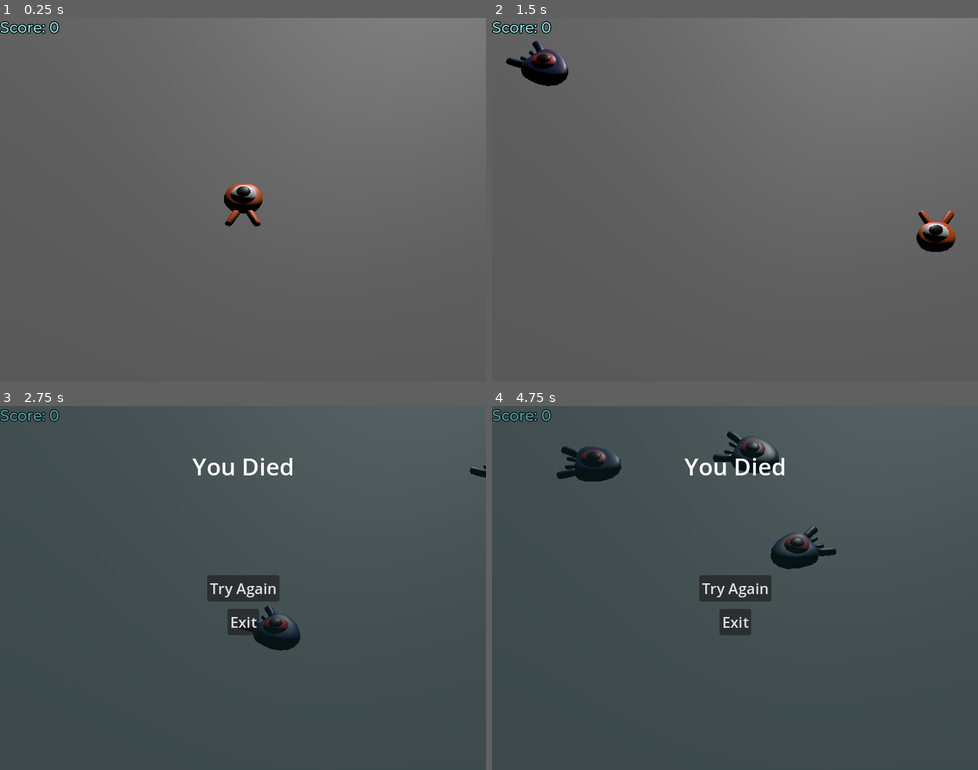
Above: before the commit, frames 1-4 (two rows, left to right).
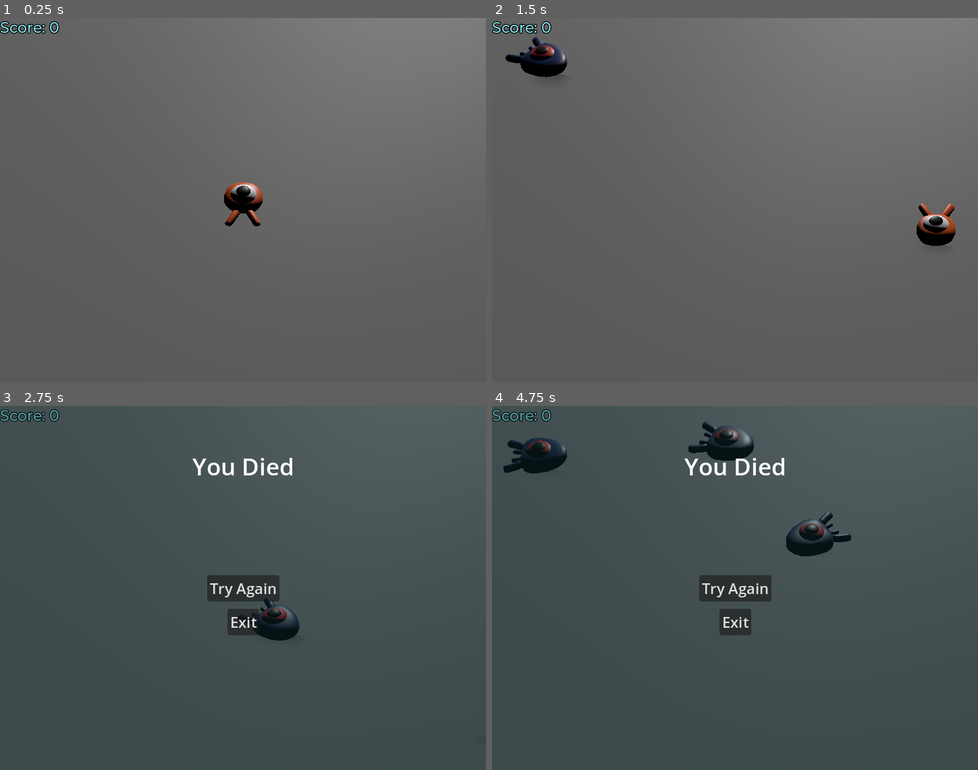
Above: after the commit, the same moments.

Repository: Ednaxx/godot_first-3D_game
Game: Godot game, scene res://main.tscn
Two runs of this game, one before a commit and one after it. Both use one fixed random seed, a clock stepped at 60 frames per second and the inputs below.
Inputs:
- Up to frame 1 (0.25 s): no input
- Up to frame 2 (1.5 s): hold D (move_right) 0.53-1.28 s; tap Space (jump) at 0.77 s; hold S (move_back) from 1.28 s (still down)
- Up to frame 3 (2.75 s): tap Space (jump) at 1.52 s; release S (move_back) at 2.03 s; hold D (move_right) from 2.03 s (still down)
- Up to frame 4 (4.75 s): release D (move_right) at 2.75 s; click "Try Again" at 2.75 s; hold W (move_forward) 3.53-4.28 s; tap Space (jump) at 3.77, 4.52 s; hold A (move_left) from 4.28 s (still down)

The runs differ from the first frame. In frame 1, less than 0.1% of the frame differs, in the area x 46-55%, y 45-57%; in frame 2, 1.5%; in frame 3, 0.8%; in frame 4, 3.9%, in the area x 2-74%, y 4-45%.

Commit message:
Add idle and movement animation to player and mob entities

Diff:
--- a/entities/mob.gd
+++ b/entities/mob.gd
@@ -3,7 +3,7 @@
 signal squashed
 
 @export var min_speed: int = 10
-@export var max_speed: int = 18
+@export var max_speed: int = 14
 
 
 func initialize(start_position: Vector3, player_position: Vector3) -> void:
@@ -13,6 +13,9 @@
 	var random_speed: int = randi_range(min_speed, max_speed)
 	velocity = Vector3.FORWARD * random_speed
 	velocity = velocity.rotated(Vector3.UP, rotation.y)
+
+	@warning_ignore("integer_division")
+	$AnimationPlayer.speed_scale = random_speed / min_speed
 
 func _physics_process(_delta: float) -> void:
 	move_and_slide()
--- a/entities/mob.tscn
+++ b/entities/mob.tscn
@@ -1,10 +1,72 @@
-[gd_scene load_steps=4 format=3 uid="uid://bagwvwspbmlxy"]
+[gd_scene load_steps=7 format=3 uid="uid://bagwvwspbmlxy"]
 
 [ext_resource type="PackedScene" uid="uid://eh88bwmi538" path="res://art/mob.glb" id="1_i7isv"]
 [ext_resource type="Script" path="res://entities/mob.gd" id="1_yv845"]
 
 [sub_resource type="BoxShape3D" id="BoxShape3D_5c7ls"]
 size = Vector3(1.59229, 0.913574, 1.95215)
+
+[sub_resource type="Animation" id="Animation_ui2nj"]
+resource_name = "float"
+loop_mode = 1
+tracks/0/type = "value"
+tracks/0/imported = false
+tracks/0/enabled = true
+tracks/0/path = NodePath("Pivot/Character:position")
+tracks/0/interp = 1
+tracks/0/loop_wrap = true
+tracks/0/keys = {
+"times": PackedFloat32Array(0.3, 0.7),
+"transitions": PackedFloat32Array(0.435275, 1.23114),
+"update": 0,
+"values": [Vector3(0, 0, 0), Vector3(0, 0.65, 0)]
+}
+tracks/1/type = "value"
+tracks/1/imported = false
+tracks/1/enabled = true
+tracks/1/path = NodePath("Pivot/Character:rotation")
+tracks/1/interp = 1
+tracks/1/loop_wrap = true
+tracks/1/keys = {
+"times": PackedFloat32Array(0.1, 0.5),
+"transitions": PackedFloat32Array(0.435275, 1.23114),
+"update": 0,
+"values": [Vector3(-0.15708, 0, 0), Vector3(0.139626, 0, 0)]
+}
+
+[sub_resource type="Animation" id="Animation_vng6j"]
+resource_name = "RESET"
+length = 0.001
+tracks/0/type = "value"
+tracks/0/imported = false
+tracks/0/enabled = true
+tracks/0/path = NodePath("Pivot/Character:rotation")
+tracks/0/interp = 1
+tracks/0/loop_wrap = true
+tracks/0/keys = {
+"times": PackedFloat32Array(0),
+"transitions": PackedFloat32Array(1),
+"update": 0,
+"values": [Vector3(0, 0, 0)]
+}
+tracks/1/type = "value"
+tracks/1/imported = false
+tracks/1/enabled = true
+tracks/1/path = NodePath("Pivot/Character:position")
+tracks/1/interp = 1
+tracks/1/loop_wrap = true
+tracks/1/keys = {
+"times": PackedFloat32Array(0),
+"transitions": PackedFloat32Array(1),
+"update": 0,
+"values": [Vector3(0, 0, 0)]
+}
+
+[sub_resource type="AnimationLibrary" id="AnimationLibrary_c6uab"]
+_data = {
+"RESET": SubResource("Animation_vng6j"),
+"float": SubResource("Animation_ui2nj")
+}
 
 [node name="Mob" type="CharacterBody3D" groups=["mob"]]
 collision_layer = 2
@@ -23,4 +85,10 @@
 transform = Transform3D(1, 0, 0, 0, 1, 0, 0, 0, 1, 0, -0.0713974, 0.211767)
 aabb = AABB(-1.18645, -0.289489, -1.74791, 2.37289, 1.31433, 3.49582)
 
+[node name="AnimationPlayer" type="AnimationPlayer" parent="."]
+libraries = {
+"": SubResource("AnimationLibrary_c6uab")
+}
+autoplay = "float"
+
 [connection signal="screen_exited" from="VisibleOnScreenNotifier3D" to="." method="_on_visible_on_screen_notifier_3d_screen_exited"]
--- a/entities/player.gd
+++ b/entities/player.gd
@@ -25,6 +25,9 @@
 	if direction != Vector3.ZERO:
 		direction = direction.normalized()
 		$Pivot.basis = Basis.looking_at(direction)
+		$AnimationPlayer.speed_scale = 4
+	else:
+		$AnimationPlayer.speed_scale = 1
 
 	target_velocity.x = direction.x * speed
 	target_velocity.z = direction.z * speed
--- a/entities/player.tscn
+++ b/entities/player.tscn
@@ -9,6 +9,69 @@
 [sub_resource type="CylinderShape3D" id="CylinderShape3D_0kki6"]
 height = 0.435131
 radius = 1.05864
+
+[sub_resource type="Animation" id="Animation_gxpwl"]
+resource_name = "float"
+length = 1.2
+loop_mode = 1
+tracks/0/type = "value"
+tracks/0/imported = false
+tracks/0/enabled = true
+tracks/0/path = NodePath("Pivot/Character:position")
+tracks/0/interp = 1
+tracks/0/loop_wrap = true
+tracks/0/keys = {
+"times": PackedFloat32Array(0.3, 0.7),
+"transitions": PackedFloat32Array(0.435275, 1.23114),
+"update": 0,
+"values": [Vector3(0, 0, 0), Vector3(0, 0.65, 0)]
+}
+tracks/1/type = "value"
+tracks/1/imported = false
+tracks/1/enabled = true
+tracks/1/path = NodePath("Pivot/Character:rotation")
+tracks/1/interp = 1
+tracks/1/loop_wrap = true
+tracks/1/keys = {
+"times": PackedFloat32Array(0.1, 0.5),
+"transitions": PackedFloat32Array(0.435275, 1.23114),
+"update": 0,
+"values": [Vector3(-0.15708, 0, 0), Vector3(0.139626, 0, 0)]
+}
+
+[sub_resource type="Animation" id="Animation_4hxum"]
+resource_name = "RESET"
+length = 0.001
+tracks/0/type = "value"
+tracks/0/imported = false
+tracks/0/enabled = true
+tracks/0/path = NodePath("Pivot/Character:rotation")
+tracks/0/interp = 1
+tracks/0/loop_wrap = true
+tracks/0/keys = {
+"times": PackedFloat32Array(0),
+"transitions": PackedFloat32Array(1),
+"update": 0,
+"values": [Vector3(0, 0, 0)]
+}
+tracks/1/type = "value"
+tracks/1/imported = false
+tracks/1/enabled = true
+tracks/1/path = NodePath("Pivot/Character:position")
+tracks/1/interp = 1
+tracks/1/loop_wrap = true
+tracks/1/keys = {
+"times": PackedFloat32Array(0),
+"transitions": PackedFloat32Array(1),
+"update": 0,
+"values": [Vector3(0, 0, 0)]
+}
+
+[sub_resource type="AnimationLibrary" id="AnimationLibrary_1ukj3"]
+_data = {
+"RESET": SubResource("Animation_4hxum"),
+"float": SubResource("Animation_gxpwl")
+}
 
 [node name="Player" type="CharacterBody3D"]
 collision_mask = 6
@@ -31,4 +94,10 @@
 transform = Transform3D(1, 0, 0, 0, 1, 0, 0, 0, 1, 0, 0.515097, 0)
 shape = SubResource("CylinderShape3D_0kki6")
 
+[node name="AnimationPlayer" type="AnimationPlayer" parent="."]
+libraries = {
+"": SubResource("AnimationLibrary_1ukj3")
+}
+autoplay = "float"
+
 [connection signal="body_entered" from="MobDetector" to="." method="_on_mob_detector_body_entered"]
Not shown: 1 places in entities/player.tscn that only renumber resources
